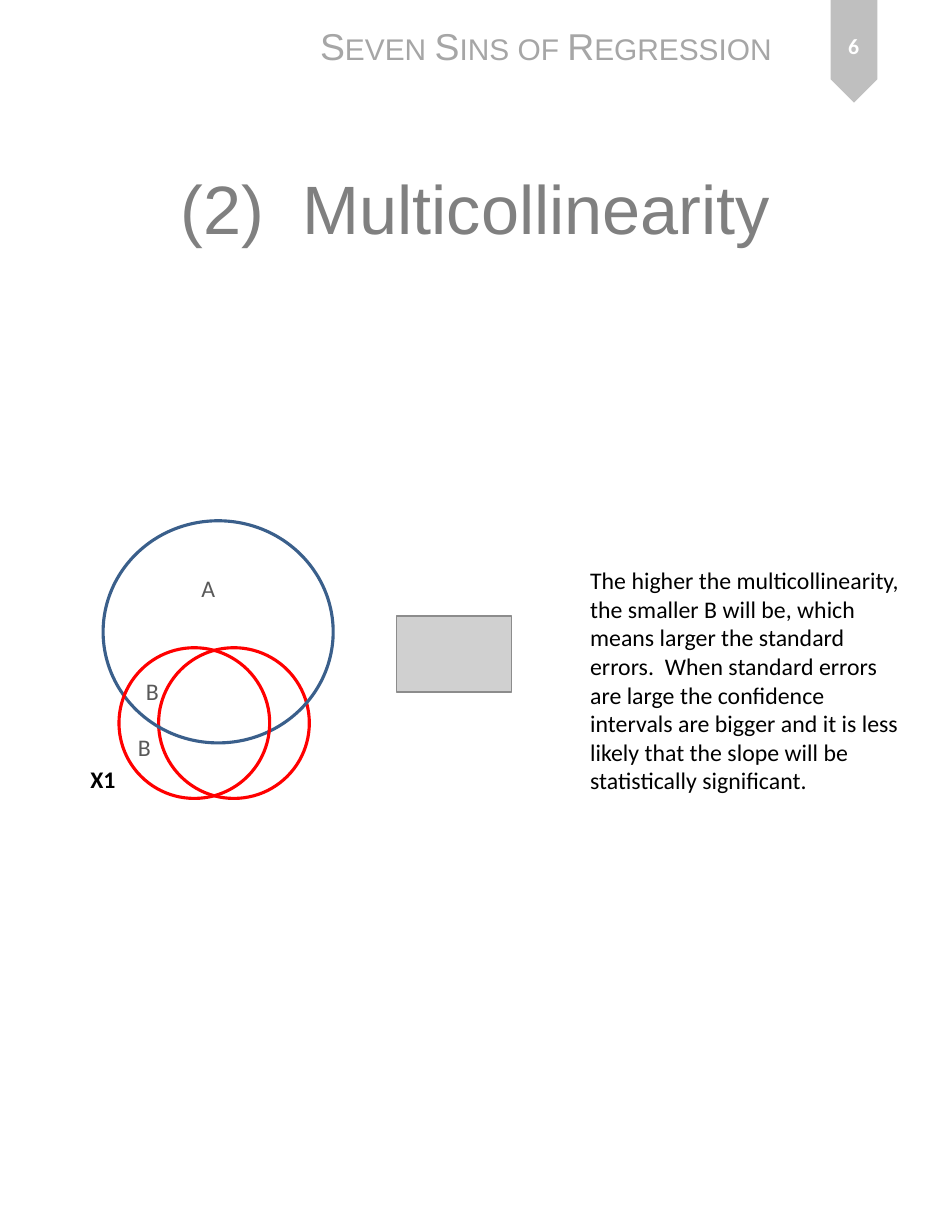
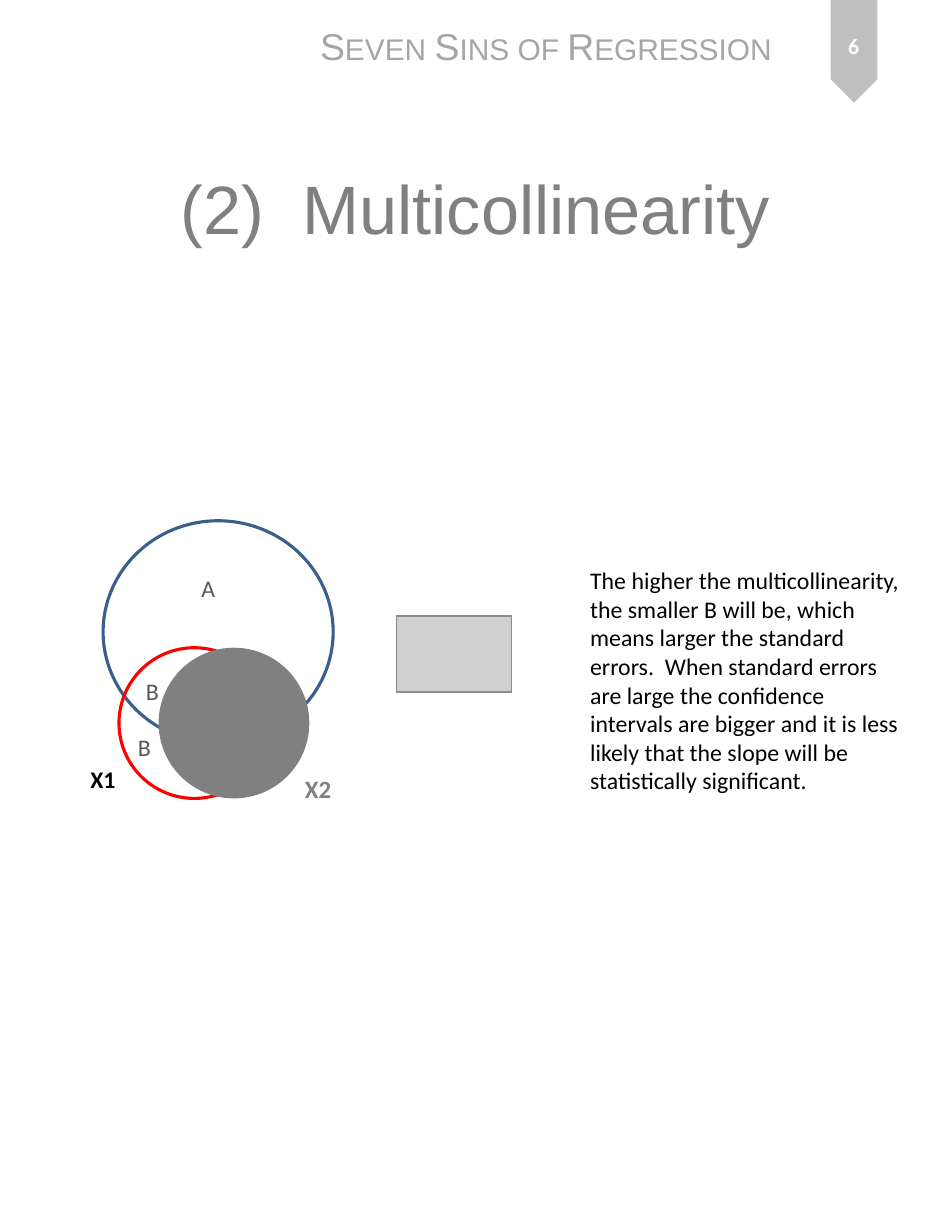
Before and after one commit to DS4PS/cpp-523-fall-2019, a slide deck: slide 6 of lectures/p-10-seven-sins-of-regression.pptx. Drawn at 952x1232 pixels with LibreOffice and Linux fonts; fonts in the diff are those of the drawing; grey boxes stand for pictures. Boxes give left, top, right and bottom in pixels: in the first picture for what was removed or moved away, otherwise in the second. Text is boxed around its words. In the diff, an @@ line names an element or a change of style, - is before the commit and + after.

```diff
--- a/lectures/p-10-seven-sins-of-regression.pptx
+++ b/lectures/p-10-seven-sins-of-regression.pptx
@@ ellipse at (159,647,310,799): fill none to #808080; outline #FF0000 2 pt to none @@
@@ text added at (305,782,331,798), 16 pt, text #808080, bold @@
+X2
```
Also in this commit, not shown: 6 other files.
